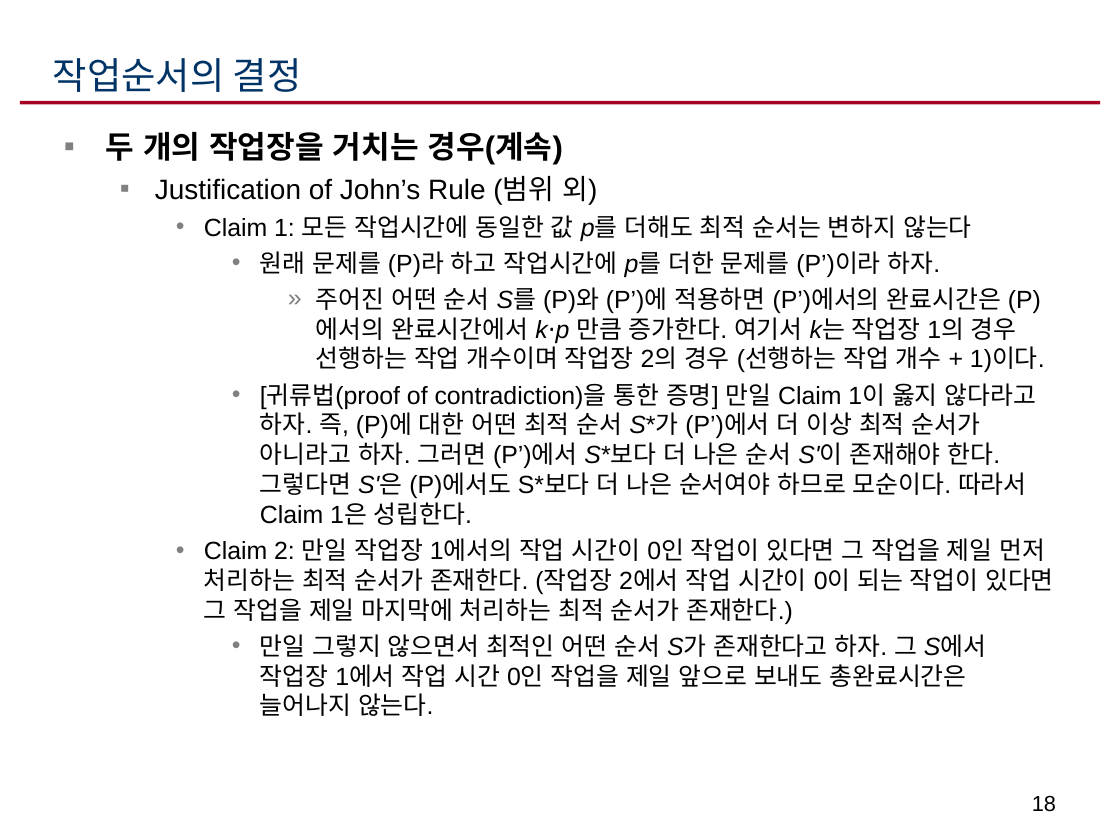
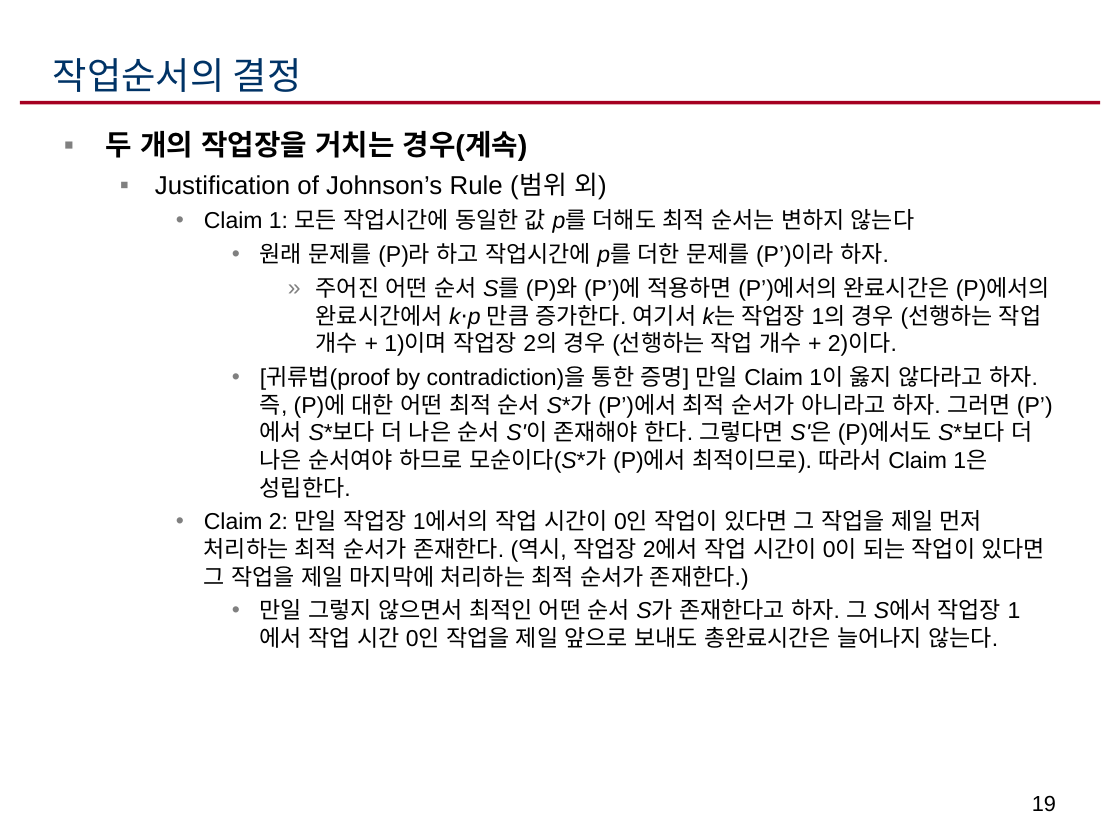
Before and after one commit to ikelab/courses, a slide deck: slide 19 of ppc2016/c10.ppt (slide 18 before the commit). Drawn at 1120x840 pixels with LibreOffice and Linux fonts; fonts in the diff are those of the drawing. Boxes give left, top, right and bottom in pixels: in the first picture for what was removed or moved away, otherwise in the second. Text is boxed around its words. In the diff, an @@ line names an element or a change of style, - is before the commit and + after.

Commit message:
Ch. 10 revision.

```diff
--- a/ppc2016/c10.ppt
+++ b/ppc2016/c10.ppt
@@ text at [106,131,1001,648]: size 20 to 18.5 pt in "두 개의 작업장을 거치는 경우(계속)"; size 16 to 14.8 pt in "Claim 1: 모든 작업시간에 동일한 값 p를 ...", "원래 문제를 (P)라 하고 작업시간에 p를 더한 ...", "만일 그렇지 않으면서 최적인 어떤 순서 S가 ..." @@
@@ text at [155,172,607,200]: text changed; size 18 to 16.6 pt @@
-  ▪ Justification of John’s Rule (범위 외)
+  ▪ Justification of Johnson’s Rule (범위 외)
@@ text at [204,277,1053,590]: text changed; size 16 to 14.8 pt @@
-        » 주어진 어떤 순서 S를 (P)와 (P’)에 적용하면 (P’)에서의 완료시간은 (P)에서의 완료시간에서 k⋅p 만큼 증가한다. 여기서 k는 작업장 1의 경우 선행하는 작업 개수이며 작업장 2의 경우 (선행하는 작업 개수 + 1)이다.
-      • [귀류법(proof of contradiction)을 통한 증명] 만일 Claim 1이 옳지 않다라고 하자. 즉, (P)에 대한 어떤 최적 순서 S*가 (P’)에서 더 이상 최적 순서가 아니라고 하자. 그러면 (P’)에서 S*보다 더 나은 순서 S'이 존재해야 한다. 그렇다면 S'은 (P)에서도 S*보다 더 나은 순서여야 하므로 모순이다. 따라서 Claim 1은 성립한다.
-    • Claim 2: 만일 작업장 1에서의 작업 시간이 0인 작업이 있다면 그 작업을 제일 먼저 처리하는 최적 순서가 존재한다. (작업장 2에서 작업 시간이 0이 되는 작업이 있다면 그 작업을 제일 마지막에 처리하는 최적 순서가 존재한다.)
+        » 주어진 어떤 순서 S를 (P)와 (P’)에 적용하면 (P’)에서의 완료시간은 (P)에서의 완료시간에서 k⋅p 만큼 증가한다. 여기서 k는 작업장 1의 경우 (선행하는 작업 개수 + 1)이며 작업장 2의 경우 (선행하는 작업 개수 + 2)이다.
+      • [귀류법(proof by contradiction)을 통한 증명] 만일 Claim 1이 옳지 않다라고 하자. 즉, (P)에 대한 어떤 최적 순서 S*가 (P’)에서 최적 순서가 아니라고 하자. 그러면 (P’)에서 S*보다 더 나은 순서 S'이 존재해야 한다. 그렇다면 S'은 (P)에서도 S*보다 더 나은 순서여야 하므로 모순이다(S*가 (P)에서 최적이므로). 따라서 Claim 1은 성립한다.
+    • Claim 2: 만일 작업장 1에서의 작업 시간이 0인 작업이 있다면 그 작업을 제일 먼저 처리하는 최적 순서가 존재한다. (역시, 작업장 2에서 작업 시간이 0이 되는 작업이 있다면 그 작업을 제일 마지막에 처리하는 최적 순서가 존재한다.)
@@ page number at [1032,795,1056,812]: text changed @@
-18
+19
```
Also in this commit, not shown: 7 other slides changed, 1 slide added.
